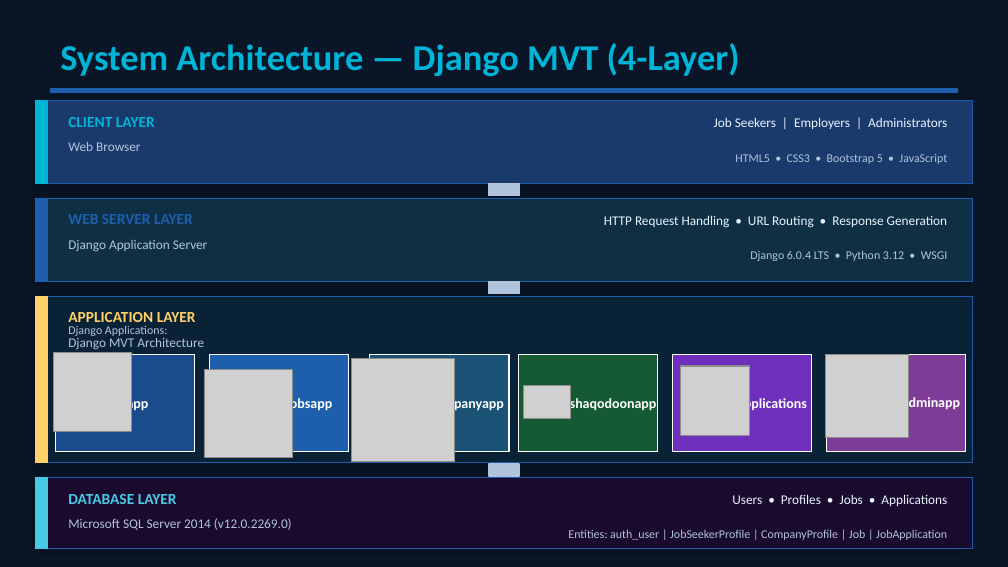
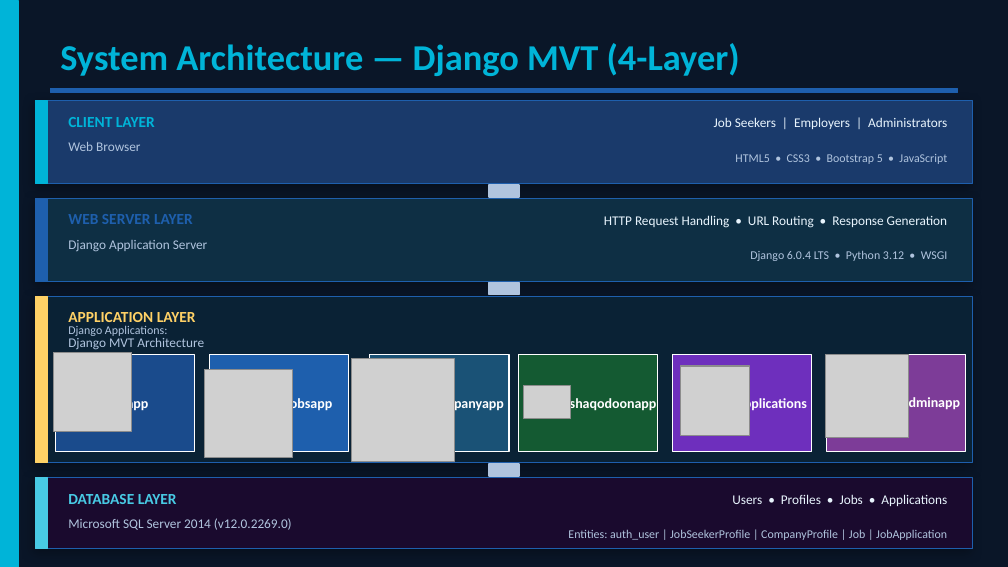
Before and after one commit to ayuu78fge2dy2tswg76fty/jobs, a slide deck: slide 6 of docoments/Fursad.pptx. Drawn at 1008x567 pixels with LibreOffice and Linux fonts; fonts in the diff are those of the drawing; grey boxes stand for pictures. Boxes give left, top, right and bottom in pixels: in the first picture for what was removed or moved away, otherwise in the second. Text is boxed around its words. In the diff, an @@ line names an element or a change of style, - is before the commit and + after.

```diff
--- a/docoments/Fursad.pptx
+++ b/docoments/Fursad.pptx
@@ rectangle added at (x1=0, y1=1, x2=18, y2=567), fill #00B4D8, outline #00B4D8 1 pt @@
```
Also in this commit, not shown: 16 other slides changed, 36 other files.
